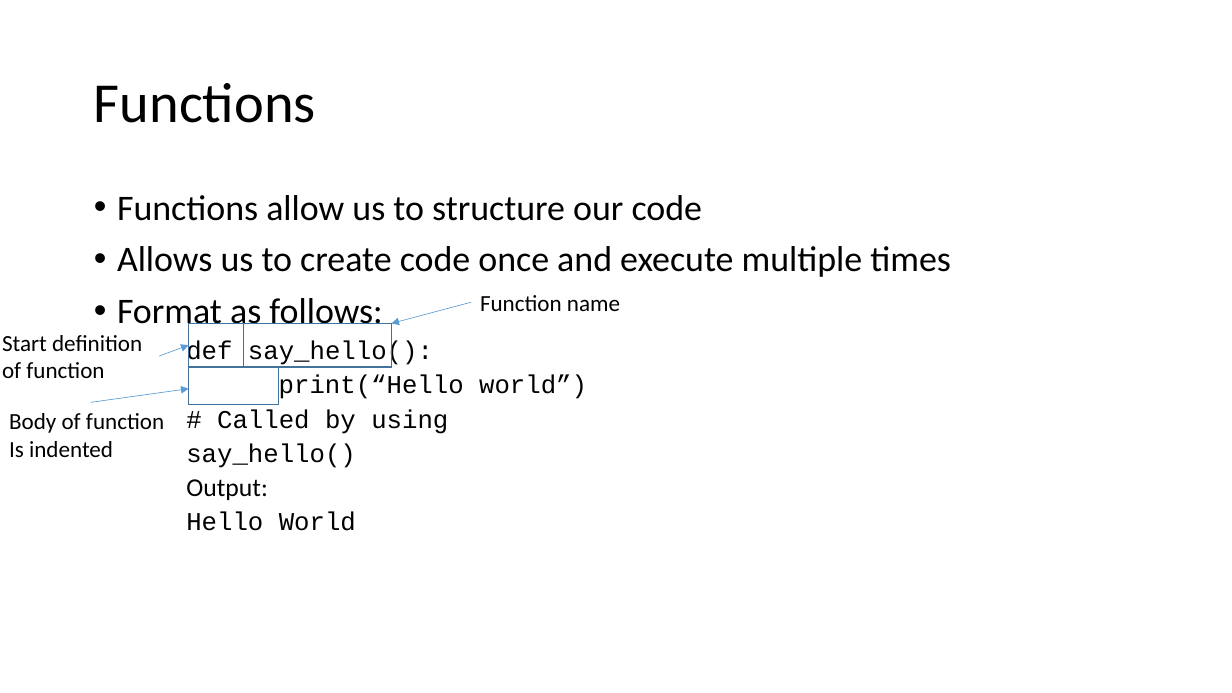
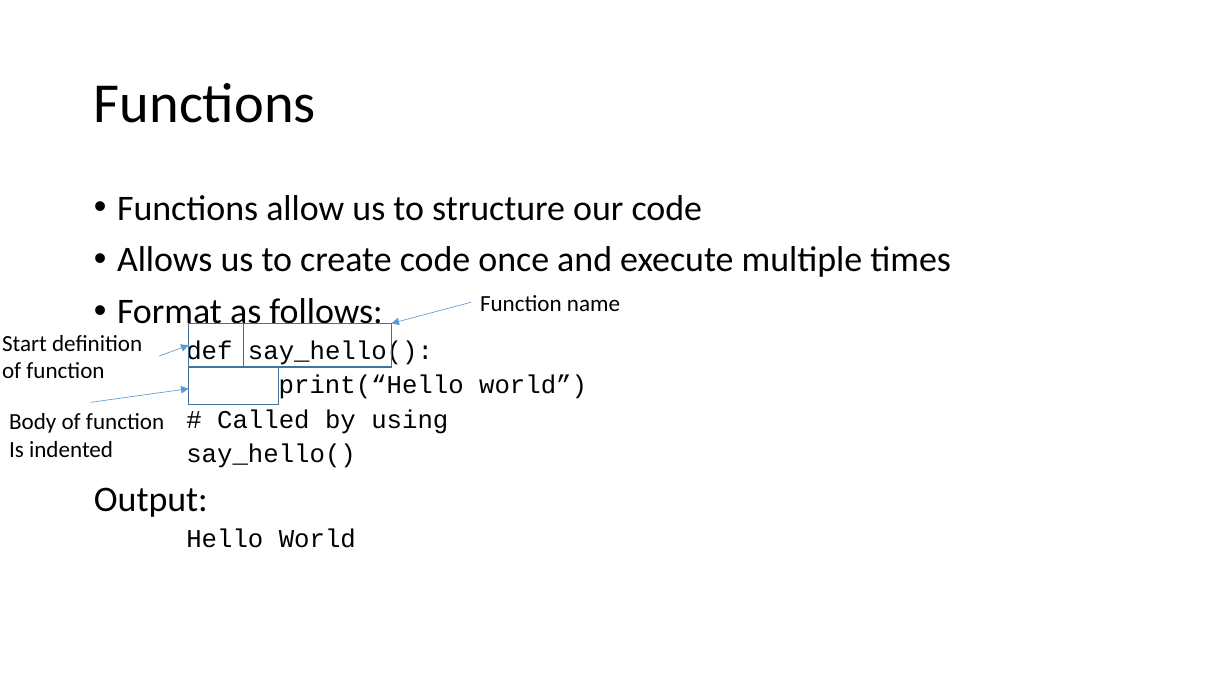
Before and after one commit to Cheltenham-Hackspace/hackspace_python, a slide deck: slide 2 of slides/HackSpace Python - week 4.pptx. Drawn at 1232x693 pixels with LibreOffice and Linux fonts; fonts in the diff are those of the drawing. Boxes give left, top, right and bottom in pixels: in the first picture for what was removed or moved away, otherwise in the second. Text is boxed around its words. In the diff, an @@ line names an element or a change of style, - is before the commit and + after.

```diff
--- a/slides/HackSpace Python - week 4.pptx
+++ b/slides/HackSpace Python - week 4.pptx
@@ text at [94, 487, 208, 517]: size 20 to 28 pt in "Output:"; list level 3 to 1 in "Output:" @@
```
Also in this commit, not shown: 2 other slides changed, 1 other file.
